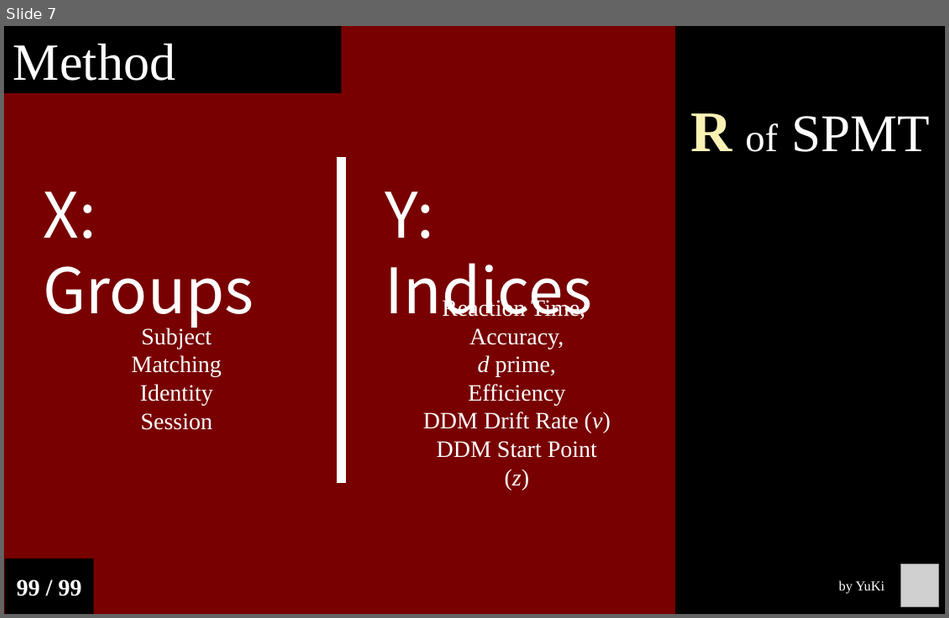
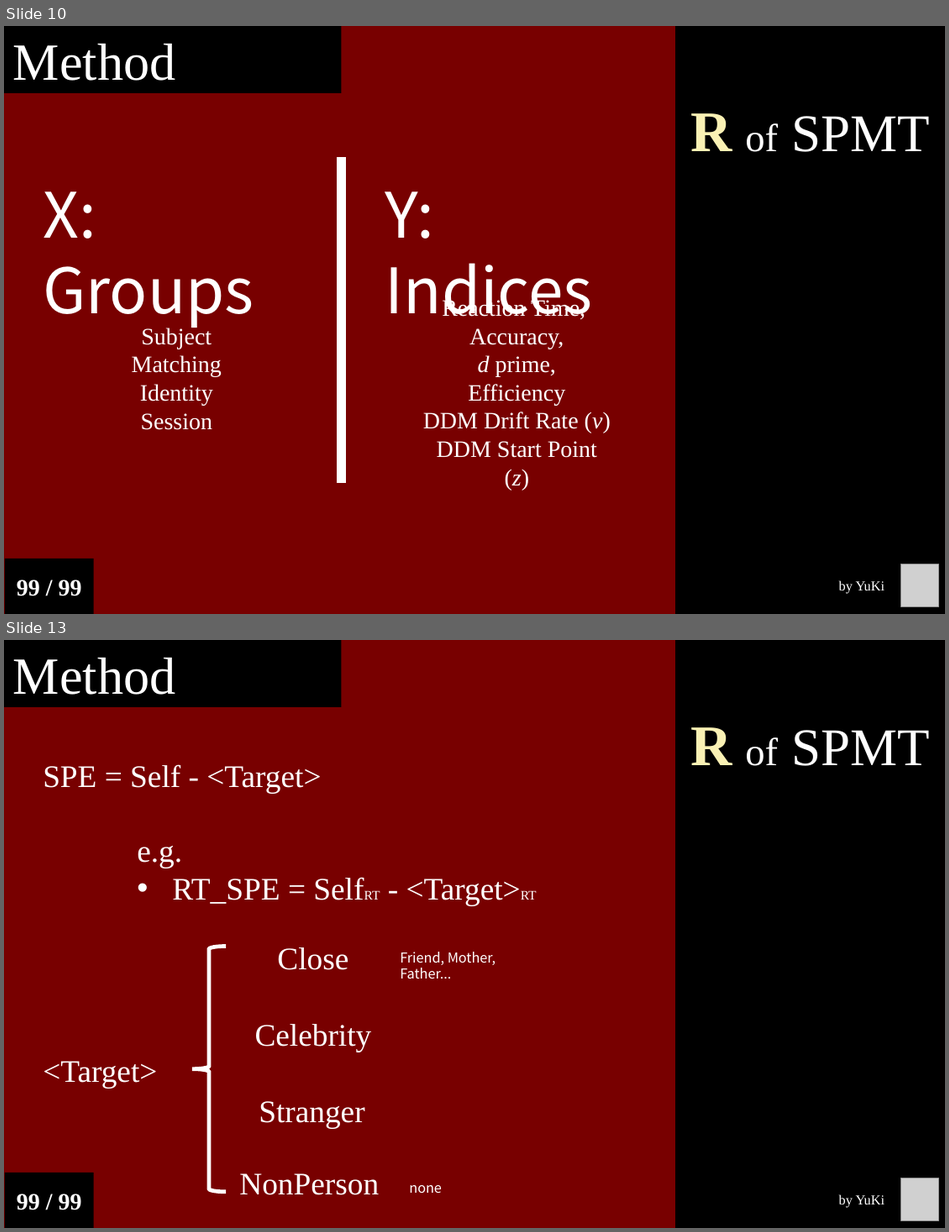
Before and after one commit to Chuan-Peng-Lab/ReliabilitySPE, a slide deck: 6_Reports/6_2_Phase_2/End_Semester_Report.pptx. Shown one above the other, each under a label of ours: slide 7 before the commit, slides 10 and 13 after it; the slides between them are not shown. The pictures are 949x618 and 949x1232 pixels, drawn with LibreOffice and Linux fonts; fonts in the diff are those of the drawing; grey boxes stand for pictures. Boxes give left, top, right and bottom in pixels: in the first picture for what was removed or moved away, otherwise in the second. Text is boxed around its words. In the diff, an @@ line names an element or a change of style, - is before the commit and + after.

```diff
--- a/6_Reports/6_2_Phase_2/End_Semester_Report.pptx
+++ b/6_Reports/6_2_Phase_2/End_Semester_Report.pptx
@@ slide 13 added at [4,640,945,1228], background #780000 @@
@@ rectangle added at [4,640,341,707], fill #000000, 40 pt, text #FFFFFF @@
+Method
@@ rectangle added at [675,640,945,1228], fill #000000, 40.5 pt, text #FFFFFF @@
+R of SPMT
@@ text added at [43,764,537,905], 24 pt, text #FFFFFF @@
+SPE = Self - <Target>
+e.g.
+    • RT_SPE = SelfRT - <Target>RT
@@ rectangle added at [5,1173,93,1228], fill #000000, 18 pt, text #FFFFFF, bold @@
+99 / 99
@@ group added at [43,946,495,1195]: 7 texts, 1 left brace @@
+<Target>
+Close
+Celebrity
+Stranger
+NonPerson
+Friend, Mother, Father...
+none
@@ picture added at [900,1178,938,1220] @@
@@ text added at [839,1194,885,1208], 10.5 pt, text #FFFFFF @@
+by YuKi
@@ what was slide 7 is now slide 10 @@
```
Also in this commit, not shown: 2 slides changed, 23 other slides added, 3 other files.
